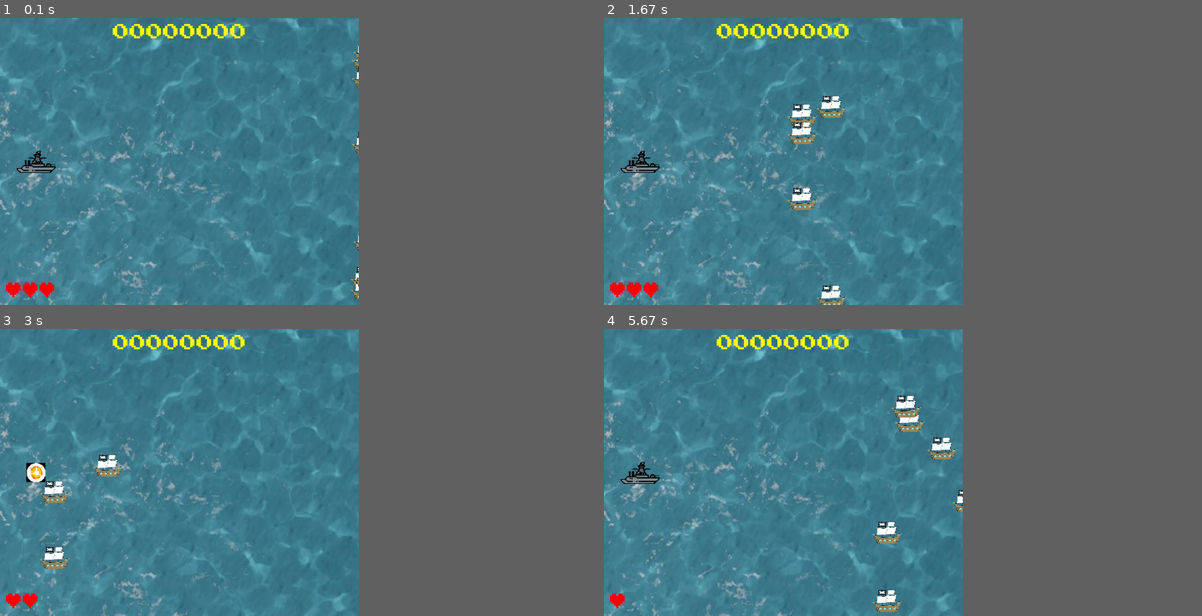
Above: before the commit, frames 1-4 (two rows, left to right).
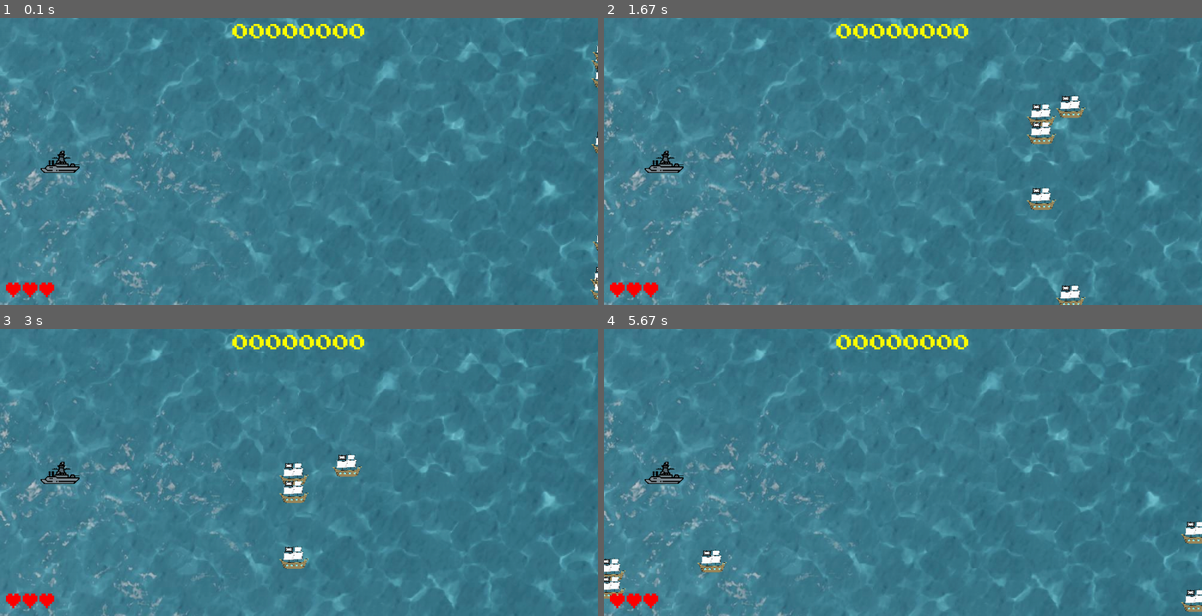
Above: after the commit, the same moments.

Repository: EnzoScheden/Pygame-Projeto-Final
Game: pygame game, started from PFPYGAME.py
Two runs of this game, one before a commit and one after it. Both use one fixed random seed, a clock stepped at 60 frames per second and the inputs below.
Inputs:
- Up to frame 1 (0.1 s): no input
- Up to frame 2 (1.67 s): tap W at 0.33 s; tap S at 0.67 s
- Up to frame 3 (3 s): no input
- Up to frame 4 (5.67 s): no input
In our replay, the window is 540x432 before the commit and 900x432 after it. These sizes can differ from the game's own. Grey fills any space a smaller window leaves; there, only what the larger window draws over its background counts as a difference.

The runs differ from the first frame. In frame 1, 3.8% of the frame differs, in the area x 2-100%, y 0-99%; in frame 2, 5.6%; in frame 3, 5.1%; in frame 4, 5.7%, in the area x 0-100%, y 0-99%.

Commit message:
ajuste de tamanho da tela

Diff:
--- a/PFPYGAME.py
+++ b/PFPYGAME.py
@@ -5,7 +5,7 @@
 pygame.init()
 
 
-largura = 600
+largura = 1000
 
 altura = 480
 
